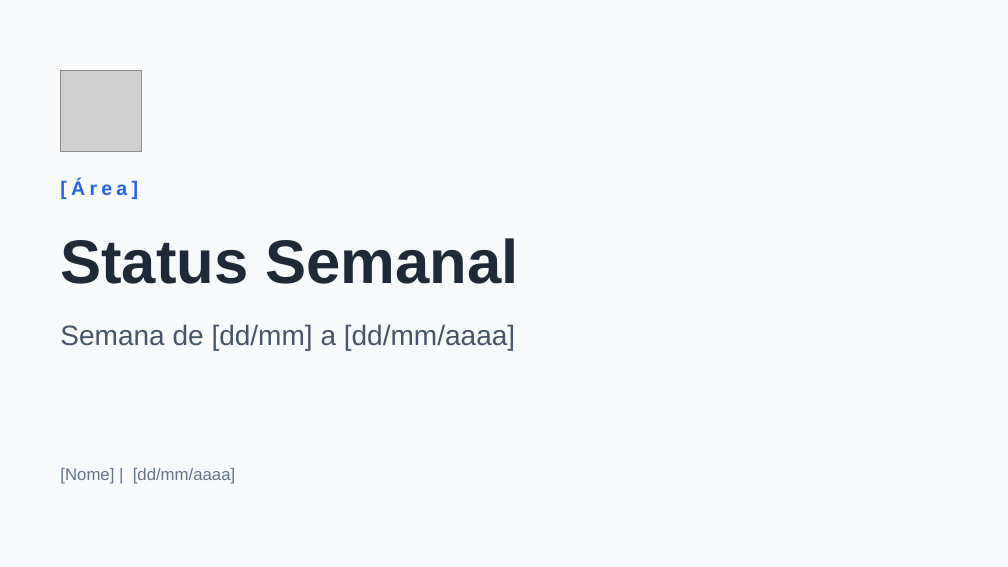
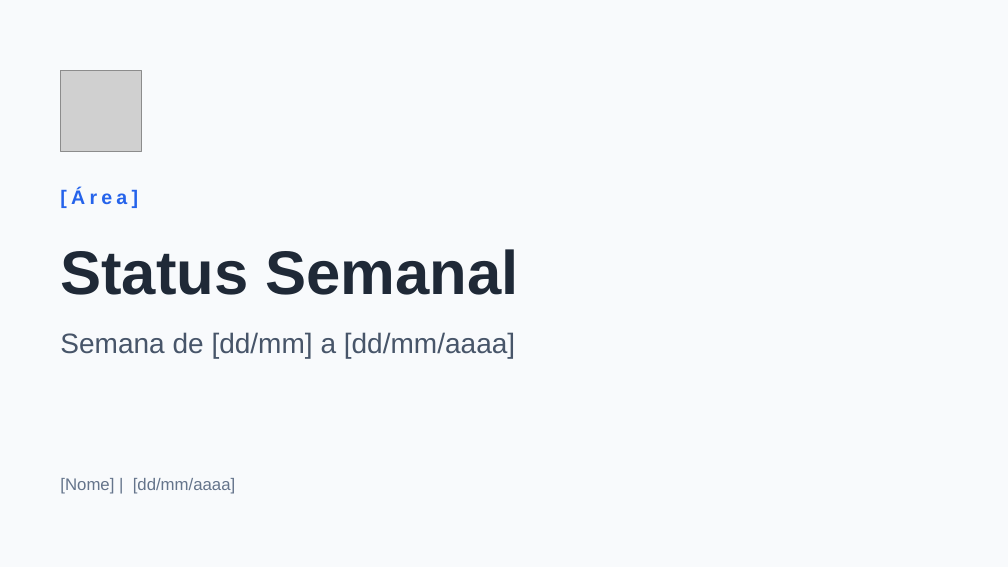
Before and after one commit to dtdias/status-board, a slide deck: slide 4 of design/template-variations/light-minimal.pptx. Drawn at 1008x567 pixels with LibreOffice and Linux fonts; fonts in the diff are those of the drawing; grey boxes stand for pictures. Boxes give left, top, right and bottom in pixels: in the first picture for what was removed or moved away, otherwise in the second. Text is boxed around its words. In the diff, an @@ line names an element or a change of style, - is before the commit and + after.

Commit message:
fix(design): regenerate template variations by patching XML so numbers stay aligned
DeckCraft format.color changed the text anchor of recoloured text, pushing the numbers in the 'Demandas novas' circles (and step titles) off-centre. Variations are now built by patching srgbClr values, fonts and icon PNGs in the base package; layout XML is verified identical to the base. Terracotta uses Cambria instead of Georgia to avoid old-style figures dropping below the baseline. Adds the build and contact-sheet scripts.

```diff
--- a/design/template-variations/light-minimal.pptx
+++ b/design/template-variations/light-minimal.pptx
@@ text "[Área]": place and size @@
-text "[Área]" at bbox=[60, 180, 138, 199]
+text "[Área]" at bbox=[60, 189, 138, 208]
@@ text "Status Semanal": place and size @@
-text "Status Semanal" at bbox=[60, 238, 519, 284]
+text "Status Semanal" at bbox=[60, 249, 519, 295]
@@ text "Semana de [dd/mm] a [dd/mm/aaaa]": place and size @@
-text "Semana de [dd/mm] a [dd/mm/aaaa]" at bbox=[60, 324, 515, 350]
+text "Semana de [dd/mm] a [dd/mm/aaaa]" at bbox=[60, 332, 515, 359]
@@ text "[Nome] | [dd/mm/aaaa]": place and size @@
-text "[Nome] | [dd/mm/aaaa]" at bbox=[60, 468, 236, 484]
+text "[Nome] | [dd/mm/aaaa]" at bbox=[60, 478, 236, 494]
```
Also in this commit, not shown: 9 other slides changed, 11 other files.
